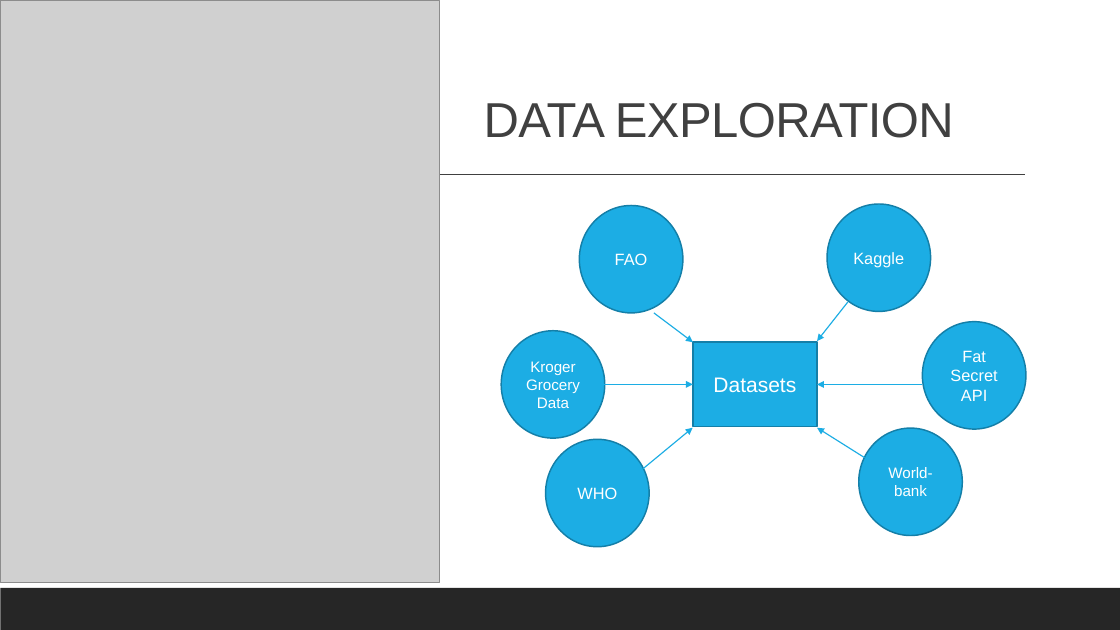
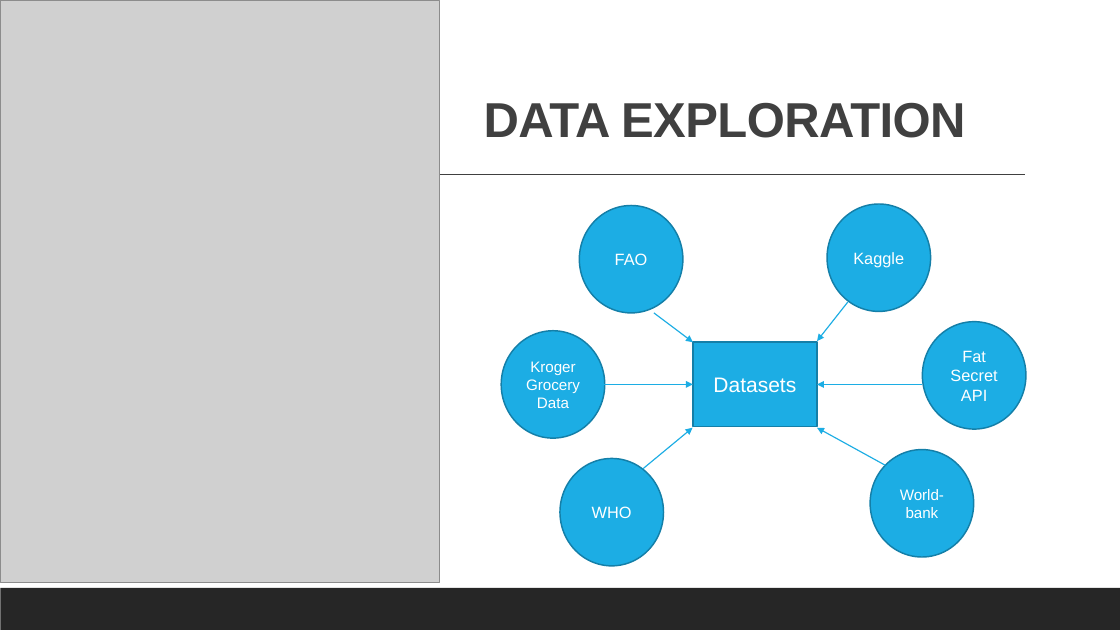
Before and after one commit to cbeachey/project1_influencers, a slide deck: slide 8 of Effects of Sugar Consumption.pptx. Drawn at 1120x630 pixels with LibreOffice and Linux fonts; fonts in the diff are those of the drawing; grey boxes stand for pictures. Boxes give left, top, right and bottom in pixels: in the first picture for what was removed or moved away, otherwise in the second. Text is boxed around its words. In the diff, an @@ line names an element or a change of style, - is before the commit and + after.

```diff
--- a/Effects of Sugar Consumption.pptx
+++ b/Effects of Sugar Consumption.pptx
@@ title "DATA EXPLORATION" at bbox=[484, 103, 965, 138]: bold on @@
@@ arrow moved from (865, 458) - (818, 428) to (886, 465) - (818, 428) @@
@@ ellipse "WHO": place and size @@
-ellipse "WHO" at bbox=[546, 439, 649, 547]
+ellipse "WHO" at bbox=[560, 459, 664, 566]
@@ ellipse "World-bank": place and size @@
-ellipse "World-bank" at bbox=[859, 429, 962, 536]
+ellipse "World-bank" at bbox=[870, 450, 974, 557]
```
Also in this commit, not shown: 8 other slides changed, 1 slide added, 1 slide removed.
